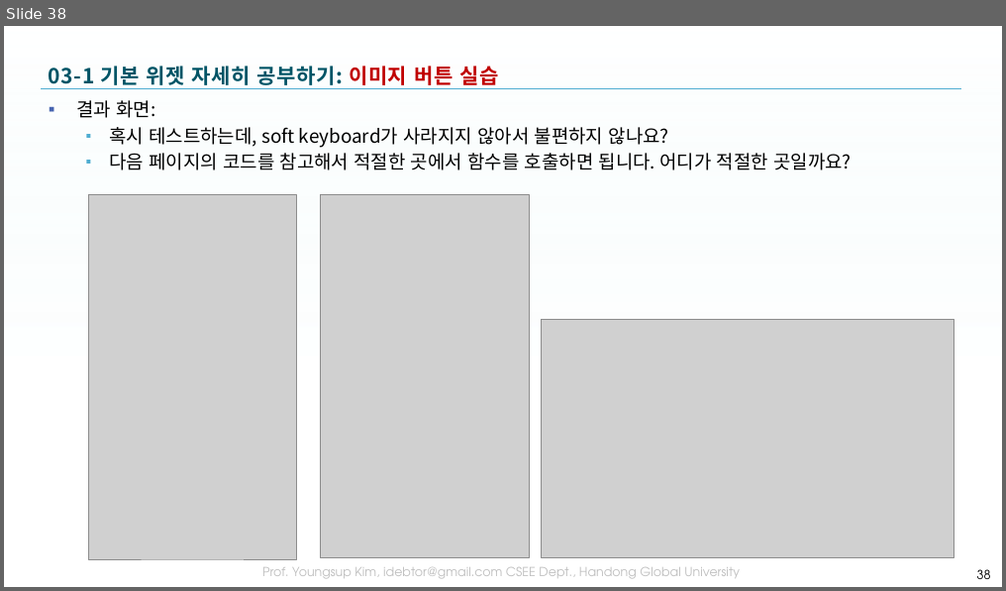
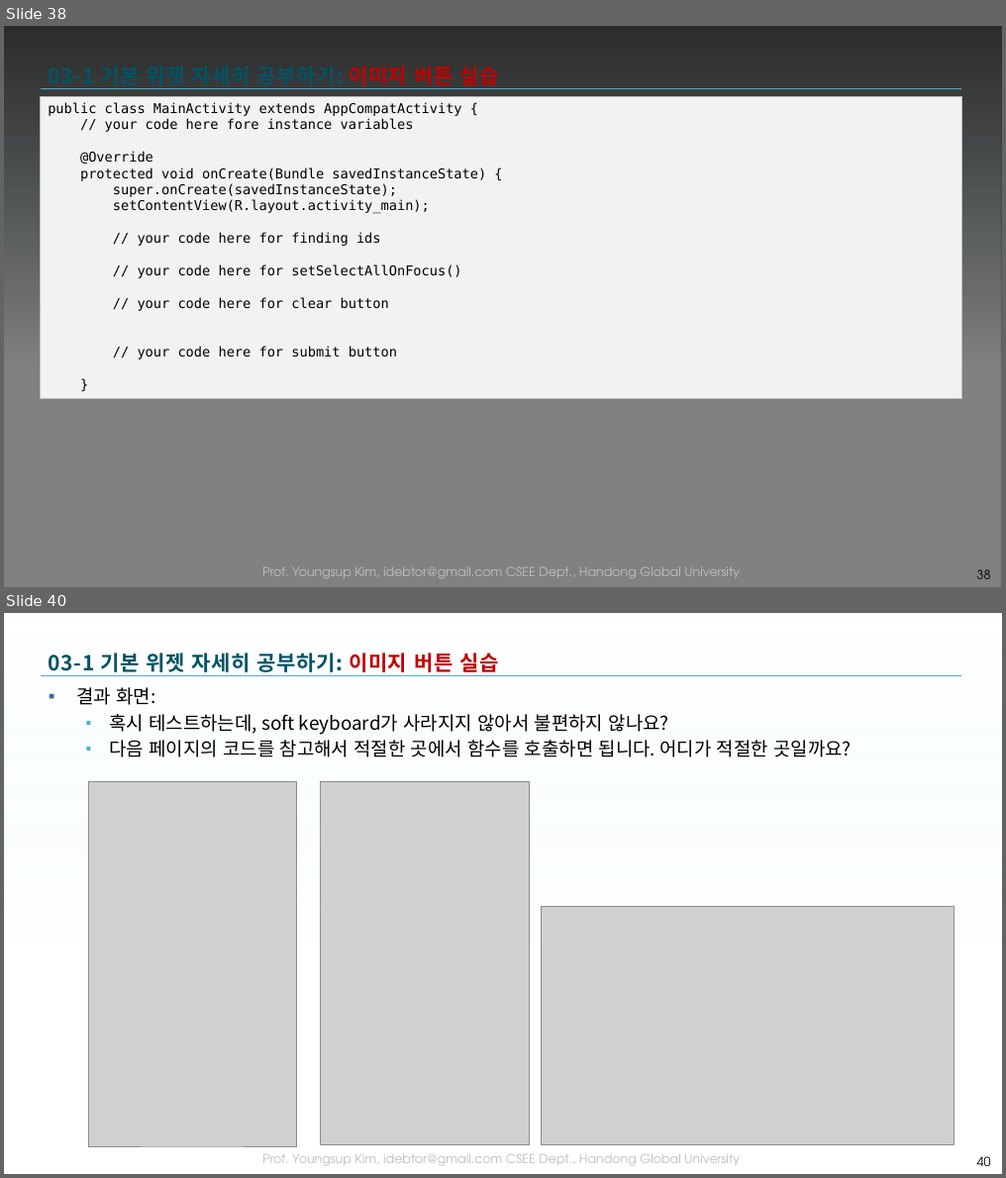
Before and after one commit to tae7841/HuStarAS, a slide deck: ppts/03Widget.pptx. Shown one above the other, each under a label of ours: slide 38 before the commit, slides 38 and 40 after it; the slides between them are not shown. The pictures are 1006x591 and 1006x1178 pixels, drawn with LibreOffice and Linux fonts; fonts in the diff are those of the drawing; grey boxes stand for pictures; background and template pictures are left out; a plain dark background stands for a picture behind light text. Boxes give left, top, right and bottom in pixels: in the first picture for what was removed or moved away, otherwise in the second. Text is boxed around its words. In the diff, an @@ line names an element or a change of style, - is before the commit and + after.

```diff
--- a/ppts/03Widget.pptx
+++ b/ppts/03Widget.pptx
@@ slide 38 added at (x1=4, y1=26, x2=1002, y2=587), background picture (left out); not listed: 3 template elements that a slide beside it also shows @@
@@ title added at (x1=49, y1=66, x2=498, y2=85), 20 pt, text gradient #005466 to #005061 to #003E4B, bold @@
+03-1 기본 위젯 자세히 공부하기: 이미지 버튼 실습
@@ rectangle added at (x1=41, y1=96, x2=962, y2=399), fill #F2F2F2, outline #BFBFBF 0.75 pt, 13 pt, text #000000 @@
+public class MainActivity extends AppCompatActivity {
+// your code here fore instance variables
+@Override
+protected void onCreate(Bundle savedInstanceState) {
+super.onCreate(savedInstanceState);
+setContentView(R.layout.activity_main);
+// your code here for finding ids
+// your code here for setSelectAllOnFocus()
+// your code here for clear button
+// your code here for submit button
+}
@@ page number added at (x1=977, y1=570, x2=991, y2=579), 12 pt, text #000000 @@
+38
@@ what was slide 38 is now slide 40 @@
@@ page number at (x1=977, y1=1157, x2=991, y2=1166): text changed @@
-38
+40
```
Also in this commit, not shown: 1 other slide added.
